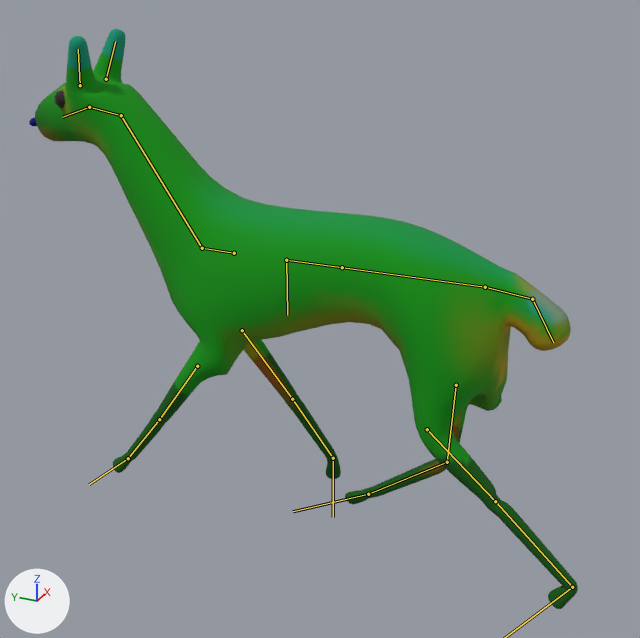
The glTF model creatures/models/deer.gltf: old version first, new version second.
The view is the same before and after, from a 50 mm camera at (-2.19, -0.95, 1.84) aimed at (0.01, 0.04, 0.74). Lighting does not change. The marker at lower left points along +X, +Y and +Z. The older version comes first. Both versions are drawn at frame 0 of the action 'trot'; the numbers are the values there. The bones that change, and the others that lie on the model, are drawn over the model as lines.

Names of what the first picture shows: 'deer'.
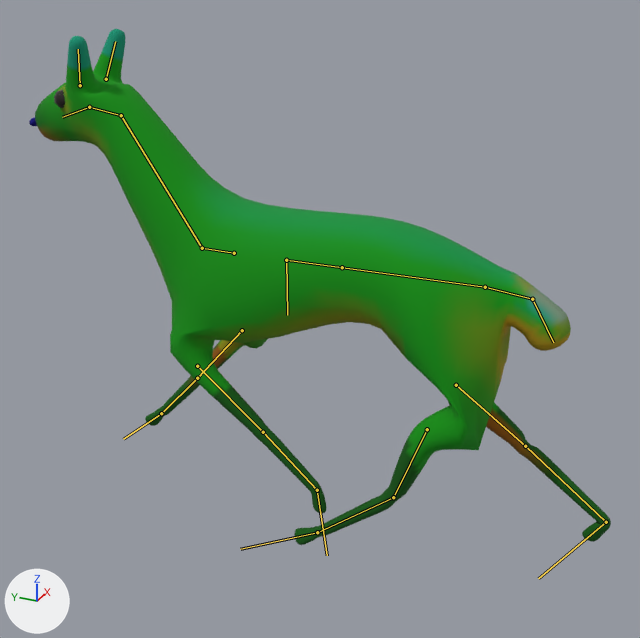
Where the change shows, as pixel boxes (x1, y1, x2, y2) in the pictures (640 x 638 px):
'deer', posed (6% wider, 11% shorter)
    before: (29, 29, 578, 609)
    after: (29, 29, 611, 545)
bone 'upper_hl_l', root to tip
    before: (427, 429) to (495, 501)
    after: (427, 429) to (393, 497)
bone 'lower_hl_l', root to tip
    before: (495, 501) to (572, 587)
    after: (393, 497) to (317, 532)
bone 'upper_hl_r', root to tip
    before: (456, 385) to (447, 462)
    after: (456, 385) to (525, 446)
bone 'lower_hl_r', root to tip
    before: (447, 462) to (368, 494)
    after: (525, 446) to (606, 522)
bone 'paw_hl_r', root to tip
    before: (368, 494) to (293, 511)
    after: (606, 522) to (538, 578)
bone 'upper_fl_l', root to tip
    before: (197, 366) to (159, 419)
    after: (197, 366) to (263, 432)
bone 'paw_fl_l', root to tip
    before: (128, 458) to (89, 484)
    after: (317, 490) to (327, 555)
bone 'upper_fl_r', root to tip
    before: (242, 330) to (292, 399)
    after: (242, 330) to (197, 378)
bone 'paw_fl_r', root to tip
    before: (333, 458) to (333, 517)
    after: (161, 413) to (123, 439)

The change in detail:
Bone 'upper_hl_l' (bone_upper_hl_l) turns from (1, -2, 2) to (69, -2, 2) degrees about its own x, y and z.
Bone 'lower_hl_l' (bone_lower_hl_l) turns from (-64, -1, -4) to (-36, -1, -4) degrees about its own x, y and z.
Bone 'paw_hl_l' (bone_paw_hl_l) turns from (37, 0, 2) to (-32, 2, 0) degrees about its own x, y and z.
Bone 'upper_hl_r' (bone_upper_hl_r) turns from (51, 2, -2) to (-6, 2, -2) degrees about its own x, y and z.
Bone 'lower_hl_r' (bone_lower_hl_r) turns from (-15, 1, 4) to (-64, 1, 4) degrees about its own x, y and z.
Bone 'paw_hl_r' (bone_paw_hl_r) turns from (-36, -2, 0) to (42, 0, -2) degrees about its own x, y and z.
Bone 'upper_fl_l' (bone_upper_fl_l) turns from (45, 0, 1) to (-40, 0, 1) degrees about its own x, y and z.
Bone 'paw_fl_l' (bone_paw_fl_l) turns from (-30, 1, 0) to (-2, 0, 2) degrees about its own x, y and z.
Bone 'upper_fl_r' (bone_upper_fl_r) turns from (-31, 0, -1) to (50, 0, -1) degrees about its own x, y and z.
Bone 'paw_fl_r' (bone_paw_fl_r) turns from (-3, 0, -2) to (-35, -1, 0) degrees about its own x, y and z.
